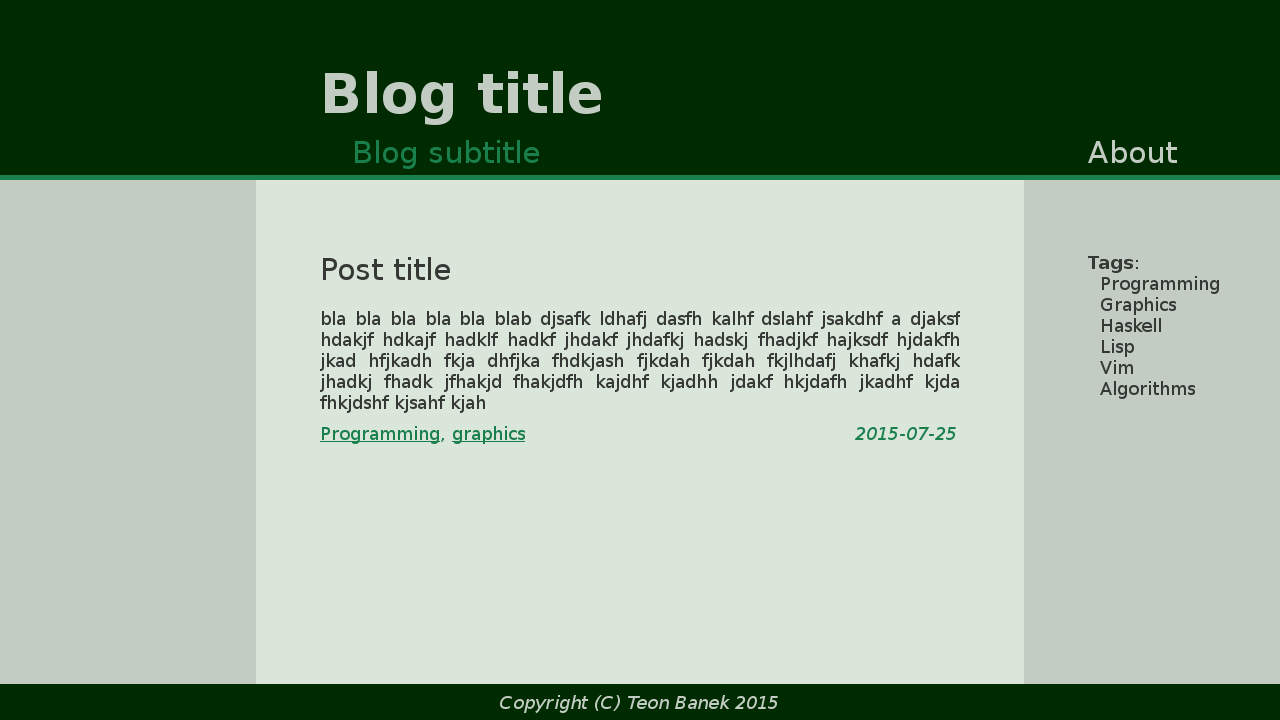
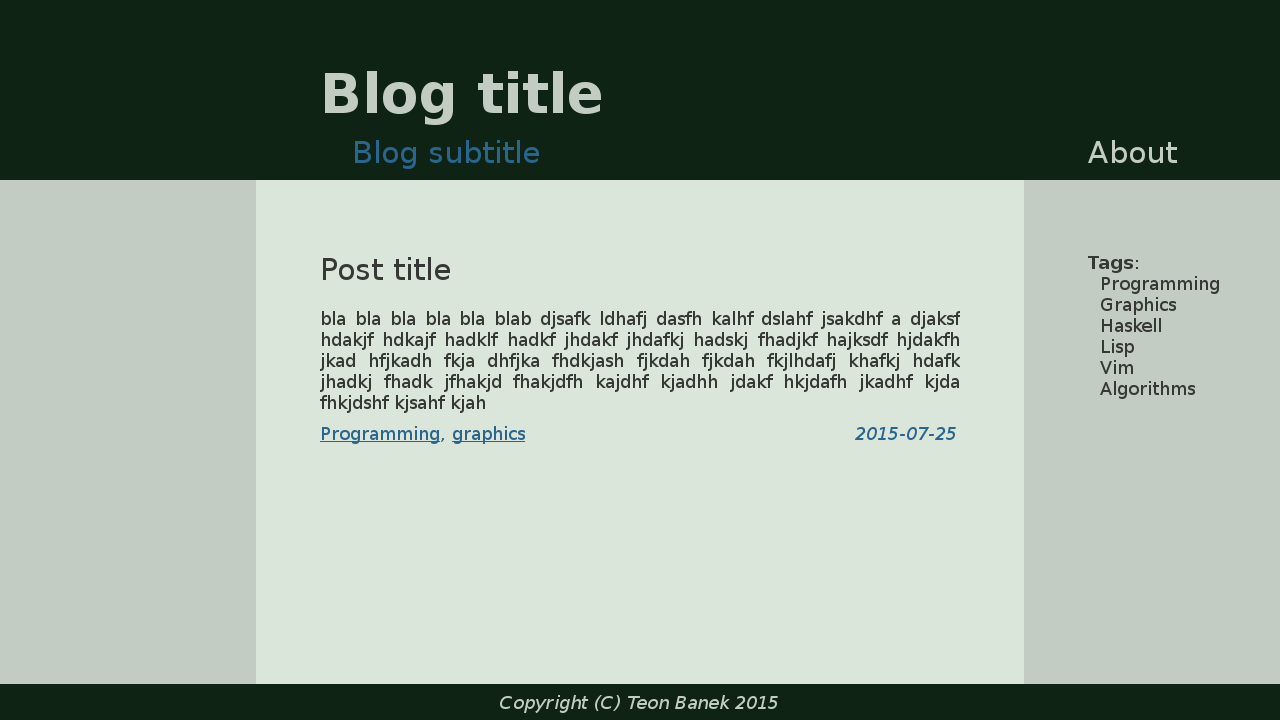
Revision of a layered 1280x720 image; what changed, layer by layer:
painted on "PostTags" over [320, 426, 525, 444]
painted on "PostDate" over [855, 427, 956, 440]
painted on "CopyrightBg" over [0, 684, 1280, 720]
painted on "Subtitle txt" over [355, 140, 539, 169]
painted on "TitleBg" over [0, 0, 1280, 180]
